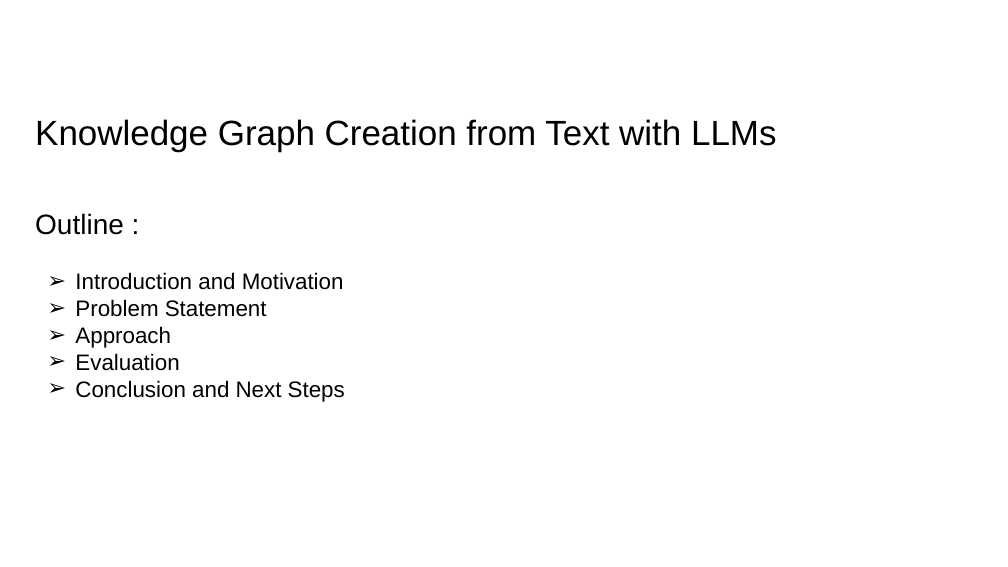
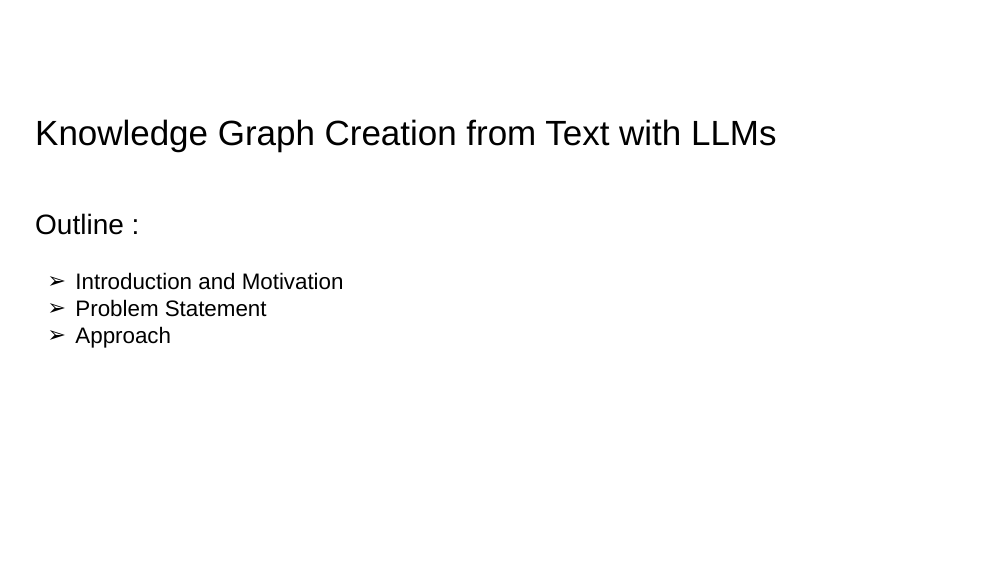
Before and after one commit to abraxas-dev/Knowledge-Graph-Creation-from-Text-with-LLMs, a slide deck: slide 2 of Mini-Project Presentation/mini-presentation.pptx. Drawn at 1008x567 pixels with LibreOffice and Linux fonts; fonts in the diff are those of the drawing; background and template pictures are left out. Boxes give left, top, right and bottom in pixels: in the first picture for what was removed or moved away, otherwise in the second. Text is boxed around its words. In the diff, an @@ line names an element or a change of style, - is before the commit and + after.

Commit message:
changed structure of the presentation

```diff
--- a/Mini-Project Presentation/mini-presentation.pptx
+++ b/Mini-Project Presentation/mini-presentation.pptx
@@ text at bbox=[75, 353, 345, 402]: paragraphs removed @@
-➢ Evaluation
-➢ Conclusion and Next Steps
```
